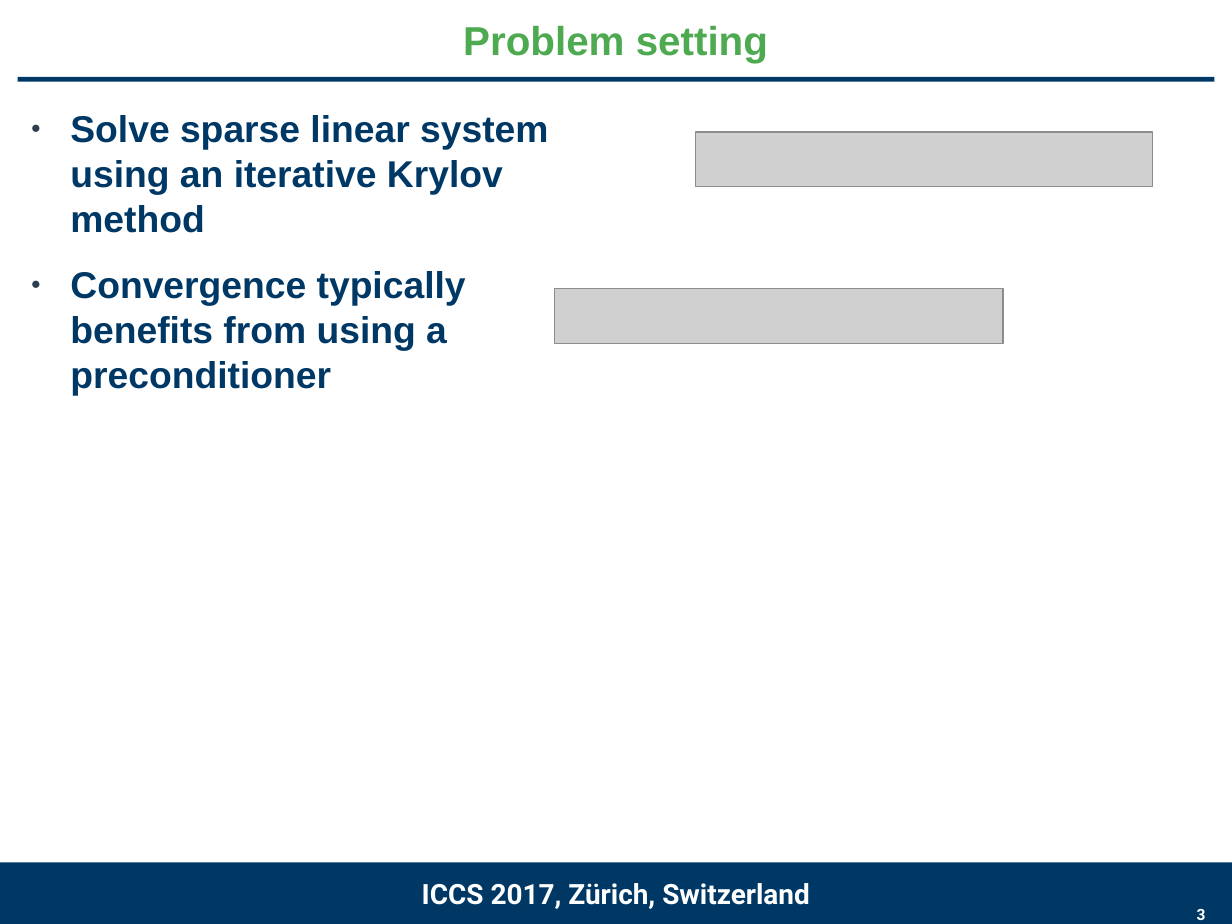
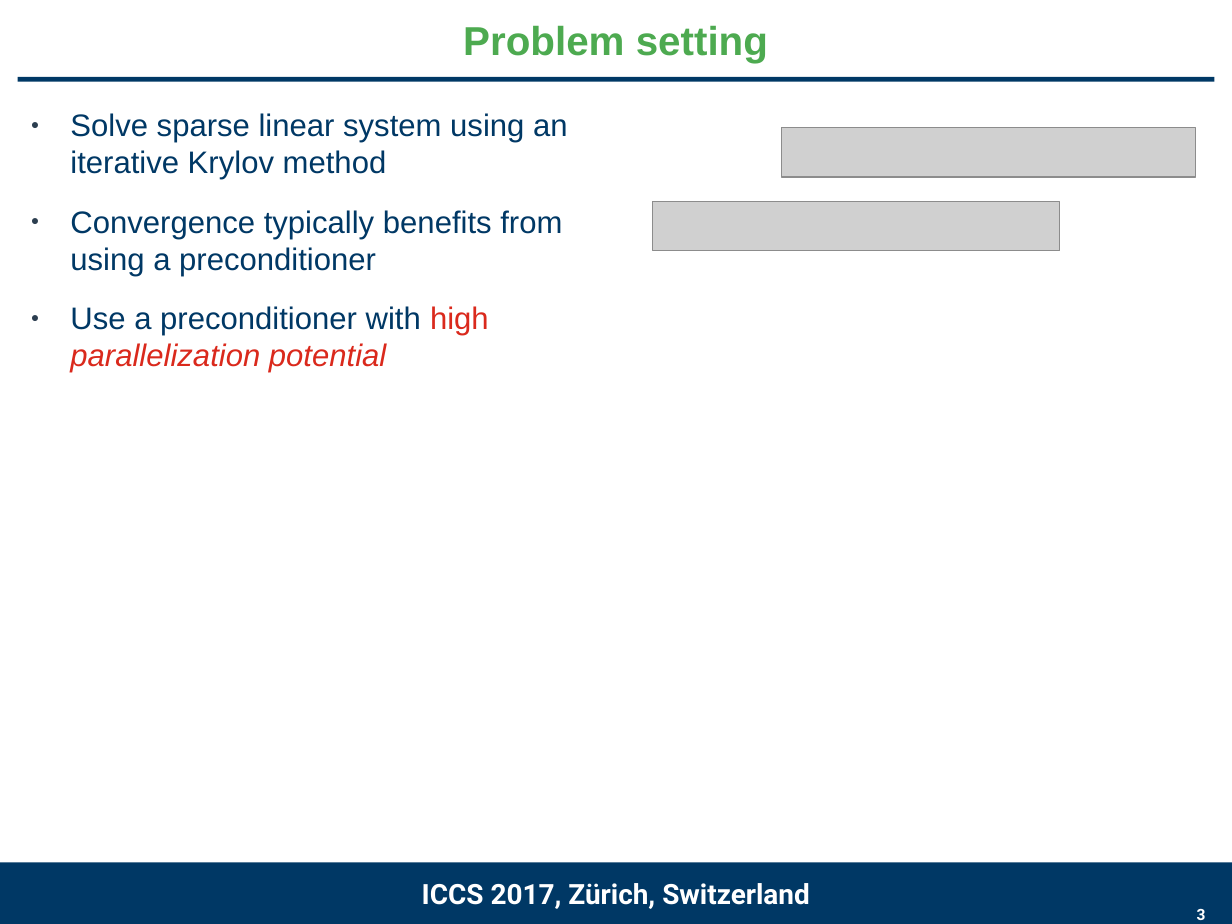
Before and after one commit to gflegar/talks, a slide deck: slide 3 of iccs_2017/slides.odp. Drawn at 1232x924 pixels with LibreOffice and Linux fonts; fonts in the diff are those of the drawing; grey boxes stand for pictures; background and template pictures are left out. Boxes give left, top, right and bottom in pixels: in the first picture for what was removed or moved away, otherwise in the second. Text is boxed around its words. In the diff, an @@ line names an element or a change of style, - is before the commit and + after.

```diff
--- a/iccs_2017/slides.odp
+++ b/iccs_2017/slides.odp
@@ text at [70,113,568,276]: size 24 to 20 pt, bold off in "Solve sparse linear system using an iterative ...", "Convergence typically benefits from using a preconditioner" @@
@@ picture: place and size @@
-picture at [695,132,1153,187]
+picture at [781,127,1196,177]
@@ picture: place and size @@
-picture at [555,288,1004,343]
+picture at [653,201,1060,250]
@@ text at [70,306,489,373]: paragraph added @@
+● Use a preconditioner with high parallelization potential
```
Also in this commit, not shown: 10 other slides changed, 1 slide added, 2 slides removed, 2 other files.
